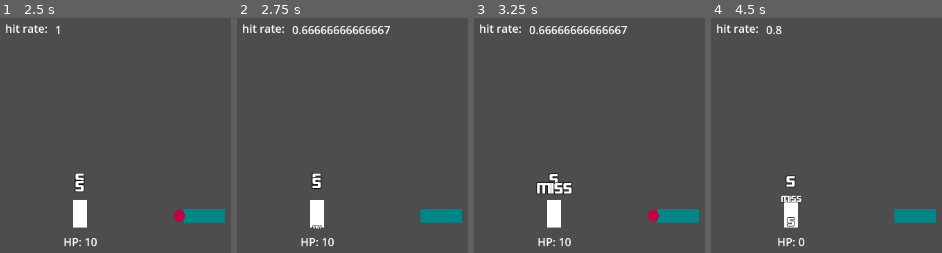
Above: before the commit, frames 1-4 (left to right).
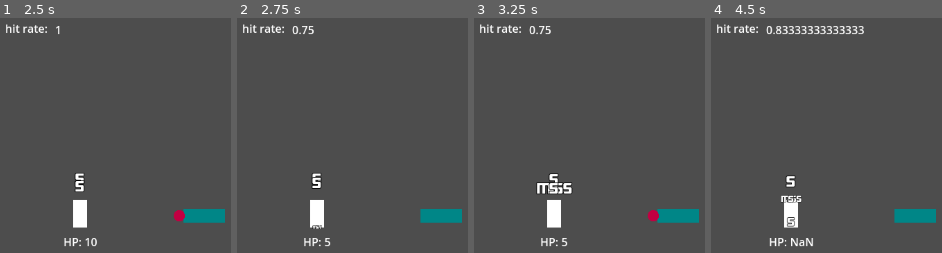
Above: after the commit, the same moments.

Repository: ktosox/Tool_Box_2
Game: Godot game, scene res://experimental/side_view_tower_defense.tscn
Two runs of this game, one before a commit and one after it. Both use one fixed random seed, a clock stepped at 60 frames per second and the inputs below. The project has no main scene, so this scene is started directly.
Inputs (mouse positions are in pixels of both pictures, inside the frame that each line leads up to):
- Up to frame 1 (2.5 s): tap Enter (ui_accept) at 0.5, 0.77, 2 s; move the mouse to (outside the picture) at 0.52 s; hold Right (ui_right) 0.53-1.25 s; click (outside the picture) at 0.67 s; drag from (94, 213) to (outside the picture) at 1.27 s; move the mouse to (outside the picture) at 2.02 s; hold Left (ui_left) from 2.03 s (still down)
- Up to frame 2 (2.75 s): keep holding Left (ui_left)
- Up to frame 3 (3.25 s): release Left (ui_left) at 2.75 s; drag from (outside the picture) to (487, 123) at 2.77 s
- Up to frame 4 (4.5 s): move the mouse to (outside the picture) at 3.52 s; hold Right (ui_right) 3.53-4.25 s; tap Enter (ui_accept) at 3.77 s; drag from (724, 123) to (791, 213) at 4.27 s

Frame 1 is identical in both runs. In frame 2, 1.1% of the frame differs, in the area x 27-67%, y 3-98%; in frame 3, 1.3%; in frame 4, 1.2%.

Commit message:
moving over to laptop

Diff:
--- /dev/null
+++ b/experimental/3D/texture_mapping_test.tscn
@@ -0,0 +1,88 @@
+[gd_scene load_steps=10 format=3 uid="uid://b5qbk8uioboqn"]
+
+[ext_resource type="Texture2D" uid="uid://c1r8lvfgwh2oy" path="res://experimental/3D/colors2.png" id="1_pltar"]
+
+[sub_resource type="Environment" id="Environment_svsu0"]
+background_mode = 1
+background_color = Color(0.707892, 0.608592, 0.478294, 1)
+ambient_light_color = Color(1, 1, 1, 1)
+
+[sub_resource type="StandardMaterial3D" id="StandardMaterial3D_yk3lx"]
+albedo_texture = ExtResource("1_pltar")
+uv1_offset = Vector3(1, 1, 1)
+uv1_triplanar = true
+texture_filter = 2
+
+[sub_resource type="BoxMesh" id="BoxMesh_a1y73"]
+material = SubResource("StandardMaterial3D_yk3lx")
+
+[sub_resource type="Animation" id="Animation_cgysx"]
+length = 0.001
+tracks/0/type = "value"
+tracks/0/imported = false
+tracks/0/enabled = true
+tracks/0/path = NodePath(".:rotation")
+tracks/0/interp = 1
+tracks/0/loop_wrap = true
+tracks/0/keys = {
+"times": PackedFloat32Array(0),
+"transitions": PackedFloat32Array(1),
+"update": 0,
+"values": [Vector3(0, 0, 0)]
+}
+
+[sub_resource type="Animation" id="Animation_qsbpl"]
+resource_name = "new_animation"
+length = 5.0
+loop_mode = 1
+tracks/0/type = "value"
+tracks/0/imported = false
+tracks/0/enabled = true
+tracks/0/path = NodePath(".:rotation")
+tracks/0/interp = 1
+tracks/0/loop_wrap = true
+tracks/0/keys = {
+"times": PackedFloat32Array(0, 5),
+"transitions": PackedFloat32Array(-2, 1),
+"update": 0,
+"values": [Vector3(0, 0, 0), Vector3(0, 6.28319, 0)]
+}
+
+[sub_resource type="AnimationLibrary" id="AnimationLibrary_4yhnf"]
+_data = {
+"RESET": SubResource("Animation_cgysx"),
+"new_animation": SubResource("Animation_qsbpl")
+}
+
+[sub_resource type="StandardMaterial3D" id="StandardMaterial3D_on6xh"]
+albedo_texture = ExtResource("1_pltar")
+uv1_triplanar = true
+texture_filter = 2
+
+[sub_resource type="SphereMesh" id="SphereMesh_a0fhx"]
+material = SubResource("StandardMaterial3D_on6xh")
+radial_segments = 16
+rings = 8
+
+[node name="TextureMappingTest" type="Node3D"]
+
+[node name="WorldEnvironment" type="WorldEnvironment" parent="."]
+environment = SubResource("Environment_svsu0")
+
+[node name="MeshInstance3D" type="MeshInstance3D" parent="."]
+mesh = SubResource("BoxMesh_a1y73")
+
+[node name="Node3D" type="Node3D" parent="."]
+
+[node name="Camera3D" type="Camera3D" parent="Node3D"]
+transform = Transform3D(1, 0, 0, 0, 1, 0, 0, 0, 1, 0, 0, 2.901)
+
+[node name="AnimationPlayer" type="AnimationPlayer" parent="Node3D"]
+libraries = {
+"": SubResource("AnimationLibrary_4yhnf")
+}
+autoplay = "new_animation"
+
+[node name="MeshInstance3D2" type="MeshInstance3D" parent="."]
+visible = false
+mesh = SubResource("SphereMesh_a0fhx")
--- a/experimental/example_gun.gd
+++ b/experimental/example_gun.gd
@@ -6,6 +6,7 @@
 
 
 func _ready() -> void:
+
 	pass
 
 #func _on_button_pressed() -> void:
--- a/experimental/example_gun_shot.gd
+++ b/experimental/example_gun_shot.gd
@@ -18,6 +18,12 @@
 	pass
 
 func attack_reply(data : HitData):
+	#consider if the attack can now be consumed
+	#if not consumed -> move to next location (derived from HitData)
+	if data.result == HitData.ResultType.MISS:
+		print("shot missed, re-targeting")
+		send_attack()
+		return
 	print("shot reply got")
 	queue_free()
 
--- a/experimental/hit_data.gd
+++ b/experimental/hit_data.gd
@@ -2,6 +2,8 @@
 
 class_name HitData
 
-var result : int # connected / miss / block etc.
+@export var result : ResultType # connected / miss / block etc.
+
+enum ResultType {CONNECT, MISS, BLOCK}
 
 var damage_taken : int
Binary file added: experimental/3D/colors.png
Not shown, added: experimental/3D/colors.png.import
Binary file added: experimental/3D/colors2.png
Not shown, added: experimental/3D/colors2.png.import
